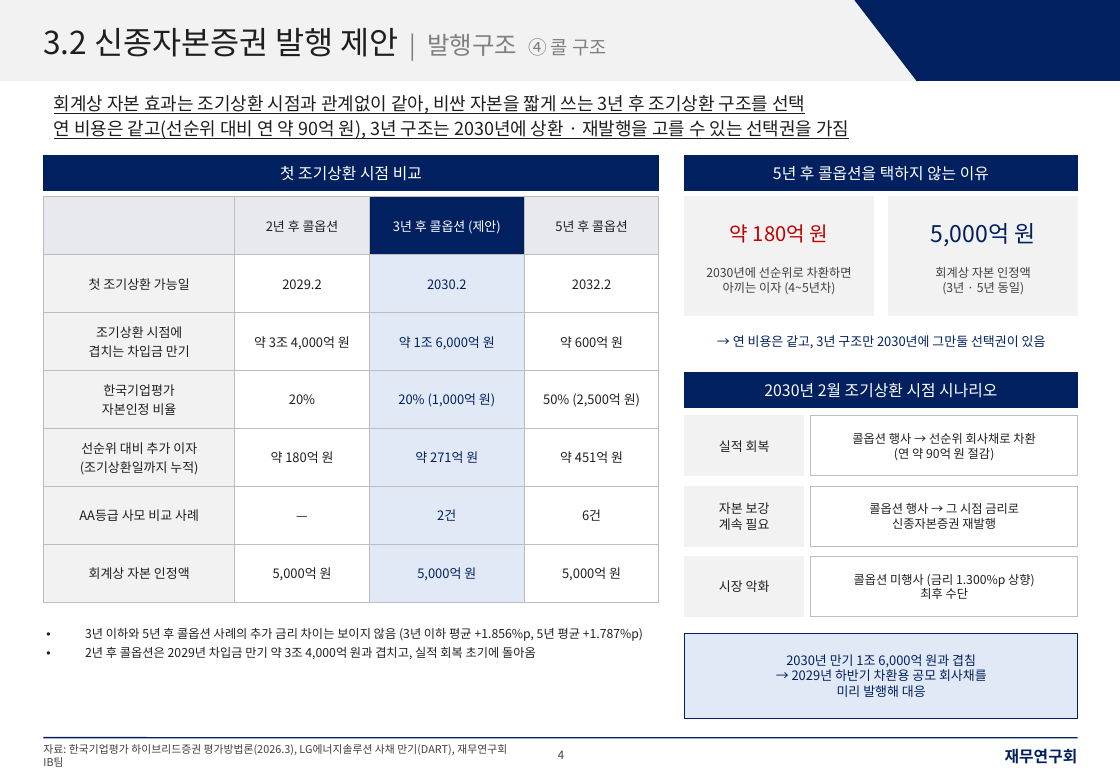
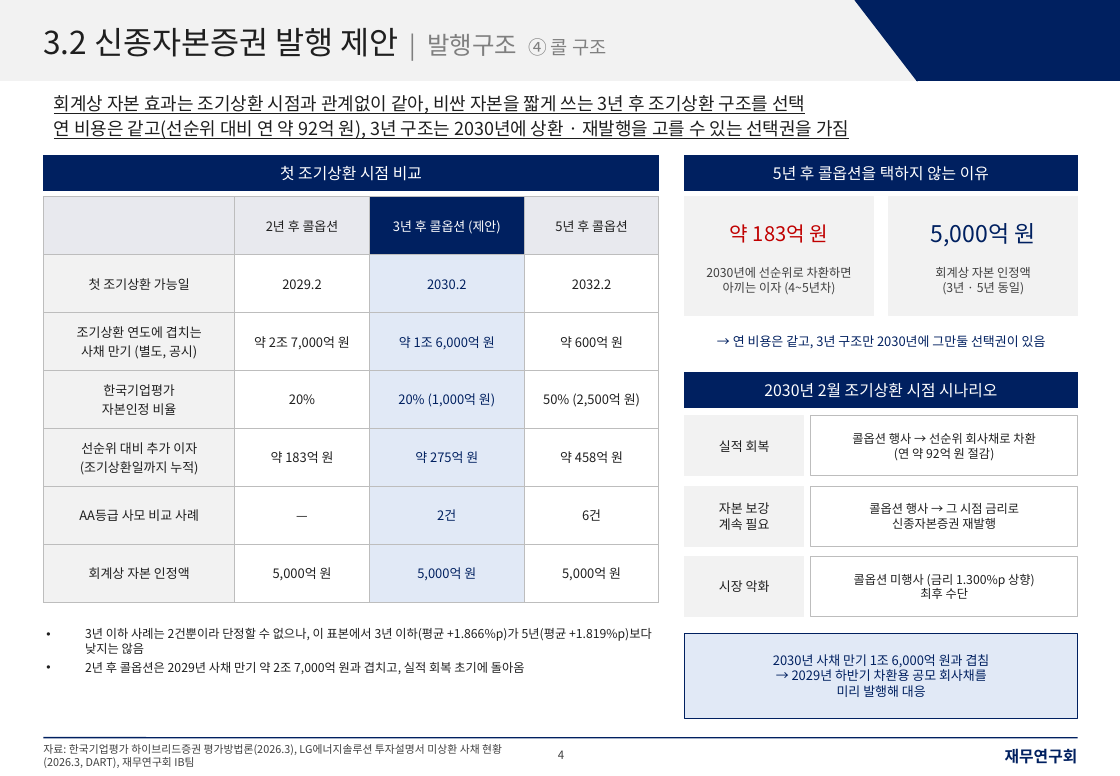
Before and after one commit to shy065542-rgb/SSHHYY, a slide deck: slide 4 of LGES_신종_발행구조_재무연구회양식.pptx. Drawn at 1120x776 pixels with LibreOffice and Linux fonts; fonts in the diff are those of the drawing. Boxes give left, top, right and bottom in pixels: in the first picture for what was removed or moved away, otherwise in the second. Text is boxed around its words. In the diff, an @@ line names an element or a change of style, - is before the commit and + after.

```diff
--- a/LGES_신종_발행구조_재무연구회양식.pptx
+++ b/LGES_신종_발행구조_재무연구회양식.pptx
@@ text at (54,120,849,139): text changed @@
-연 비용은 같고(선순위 대비 연 약 90억 원), 3년 구조는 2030년에 상환 · 재발행을 고를 수 있는 선택권을 가짐
+연 비용은 같고(선순위 대비 연 약 92억 원), 3년 구조는 2030년에 상환 · 재발행을 고를 수 있는 선택권을 가짐
@@ table at (43,196,659,584) @@
-row 3, column 1: 조기상환 시점에 / 겹치는 차입금 만기
+row 3, column 1: 조기상환 연도에 겹치는 / 사채 만기 (별도, 공시)
-row 3, column 2: 약 3조 4,000억 원
+row 3, column 2: 약 2조 7,000억 원
-row 5: 선순위 대비 추가 이자 / (조기상환일까지 누적) | 약 180억 원 | 약 271억 원 | 약 451억 원
+row 5: 선순위 대비 추가 이자 / (조기상환일까지 누적) | 약 183억 원 | 약 275억 원 | 약 458억 원
@@ text at (730,224,829,243): text changed @@
-약 180억 원
+약 183억 원
@@ text in rectangle at (894,448,995,460): text changed @@
-(연 약 90억 원 절감)
+(연 약 92억 원 절감)
@@ text at (85,627,652,674): text changed @@
-• 3년 이하와 5년 후 콜옵션 사례의 추가 금리 차이는 보이지 않음 (3년 이하 평균 +1.856%p, 5년 평균 +1.787%p)
-• 2년 후 콜옵션은 2029년 차입금 만기 약 3조 4,000억 원과 겹치고, 실적 회복 초기에 돌아옴
+• 3년 이하 사례는 2건뿐이라 단정할 수 없으나, 이 표본에서 3년 이하(평균 +1.866%p)가 5년(평균 +1.819%p)보다 낮지는 않음
+• 2년 후 콜옵션은 2029년 사채 만기 약 2조 7,000억 원과 겹치고, 실적 회복 초기에 돌아옴
@@ text in rectangle at (773,654,990,667): text changed @@
-2030년 만기 1조 6,000억 원과 겹침
+2030년 사채 만기 1조 6,000억 원과 겹침
@@ text at (43,744,502,768): text changed @@
-자료: 한국기업평가 하이브리드증권 평가방법론(2026.3), LG에너지솔루션 사채 만기(DART), 재무연구회 IB팀
+자료: 한국기업평가 하이브리드증권 평가방법론(2026.3), LG에너지솔루션 투자설명서 미상환 사채 현황(2026.3, DART), 재무연구회 IB팀
```
Also in this commit, not shown: 5 other slides changed.
